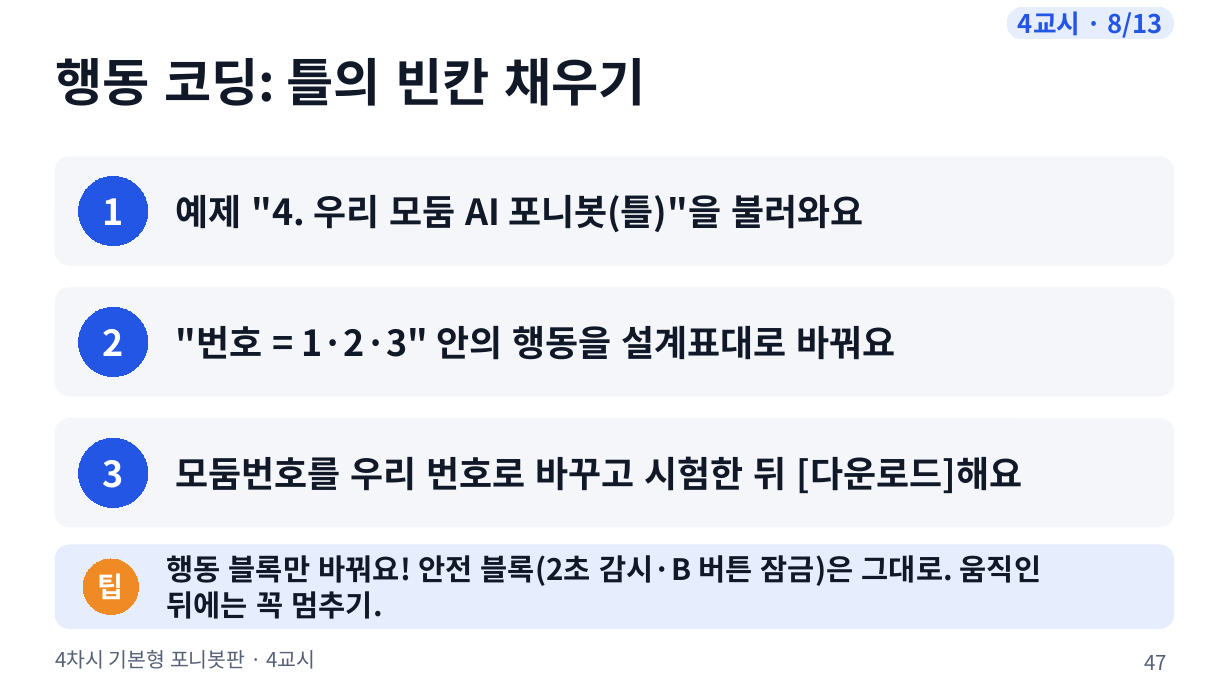
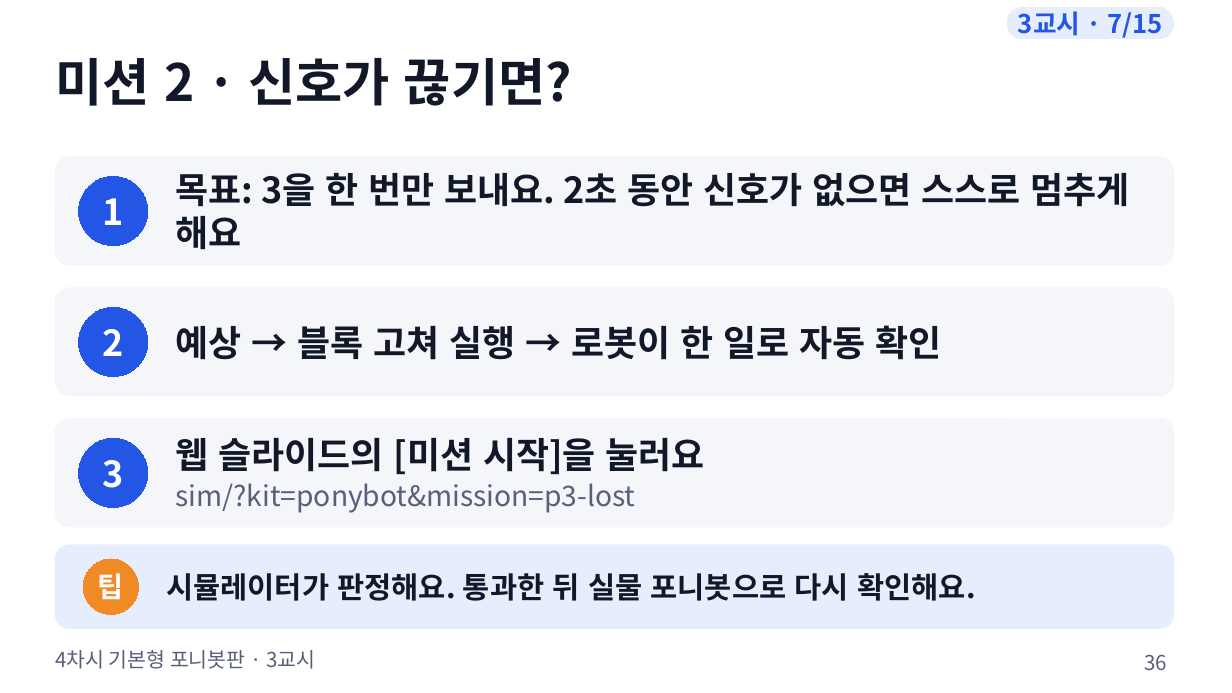
Before and after one commit to boundaryx01-uniquelife/microbit, a slide deck: slide 36 of bridge/ponybot/materials/포니봇_4차시_기본형/ponybot_4차시_수업슬라이드.pptx (slide 47 before the commit). Drawn at 1232x693 pixels with LibreOffice and Linux fonts; fonts in the diff are those of the drawing. Boxes give left, top, right and bottom in pixels: in the first picture for what was removed or moved away, otherwise in the second. Text is boxed around its words. In the diff, an @@ line names an element or a change of style, - is before the commit and + after.

```diff
--- a/bridge/ponybot/materials/포니봇_4차시_기본형/ponybot_4차시_수업슬라이드.pptx
+++ b/bridge/ponybot/materials/포니봇_4차시_기본형/ponybot_4차시_수업슬라이드.pptx
@@ text in rounded rectangle at (1018, 11, 1162, 38): text changed @@
-4교시 · 8/13
+3교시 · 7/15
@@ text at (55, 58, 572, 106): text changed @@
-행동 코딩: 틀의 빈칸 채우기
+미션 2 · 신호가 끊기면?
@@ text at (176, 173, 1130, 249): text changed @@
-예제 "4. 우리 모둠 AI 포니봇(틀)"을 불러와요
+목표: 3을 한 번만 보내요. 2초 동안 신호가 없으면 스스로 멈추게 해요
@@ text at (176, 325, 942, 360): text changed @@
-"번호 = 1·2·3" 안의 행동을 설계표대로 바꿔요
+예상 → 블록 고쳐 실행 → 로봇이 한 일로 자동 확인
@@ text at (176, 438, 705, 513): text changed; size 28 to 22 pt; text colour #111827 to #566077; bold off @@
-모둠번호를 우리 번호로 바꾸고 시험한 뒤 [다운로드]해요
+웹 슬라이드의 [미션 시작]을 눌러요
+sim/?kit=ponybot&mission=p3-lost
@@ text at (166, 573, 976, 601): text changed @@
-행동 블록만 바꿔요! 안전 블록(2초 감시·B 버튼 잠금)은 그대로. 움직인 뒤에는 꼭 멈추기.
+시뮬레이터가 판정해요. 통과한 뒤 실물 포니봇으로 다시 확인해요.
@@ text at (55, 650, 315, 669): text changed @@
-4차시 기본형 포니봇판 · 4교시
+4차시 기본형 포니봇판 · 3교시
@@ page number at (1144, 654, 1167, 670): text changed @@
-47
+36
```
Also in this commit, not shown: 32 other slides changed, 10 slides added, 3 slides removed, 9 other files.
